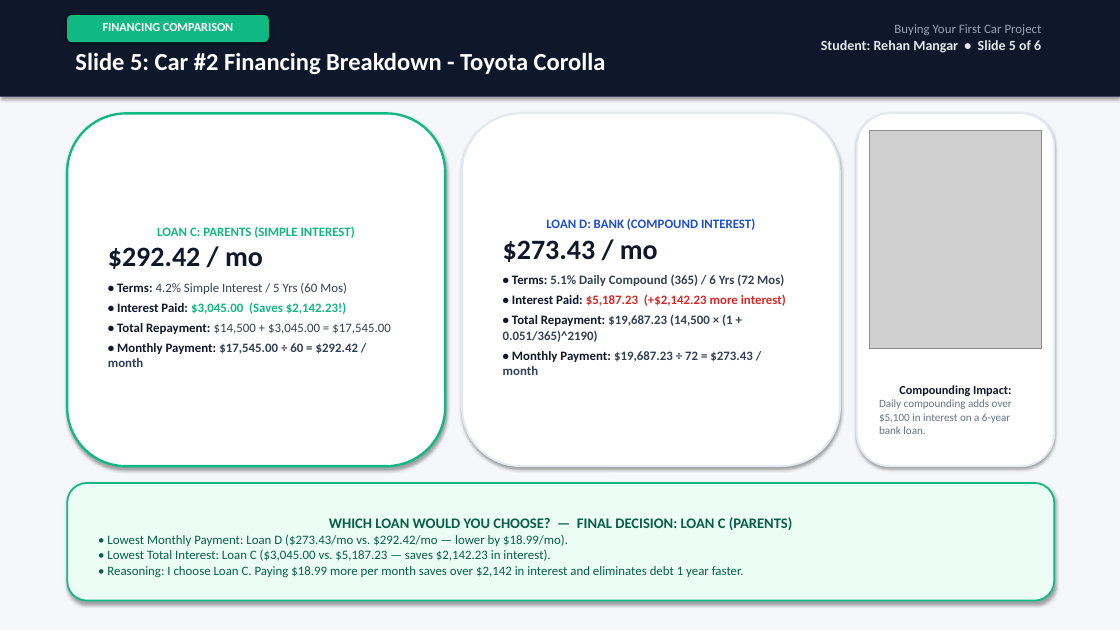
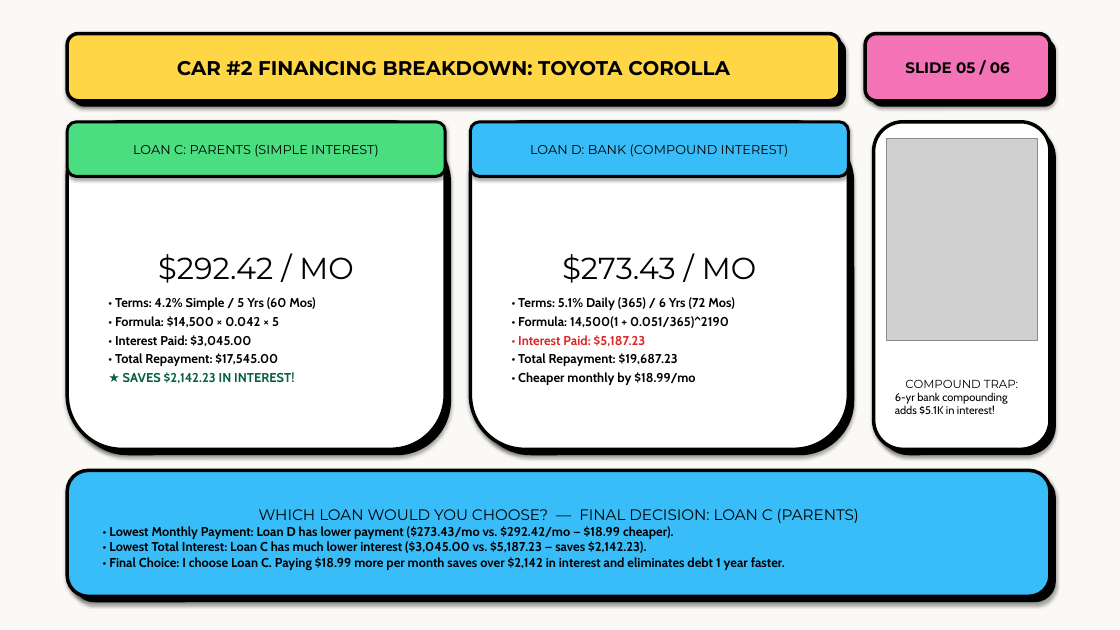
Before and after one commit to StwFate/Physics_Site, a slide deck: slide 5 of Car_Buying_Project/Buying_Your_First_Car_Presentation.pptx. Drawn at 1120x630 pixels with LibreOffice and Linux fonts; fonts in the diff are those of the drawing; grey boxes stand for pictures. Boxes give left, top, right and bottom in pixels: in the first picture for what was removed or moved away, otherwise in the second. Text is boxed around its words. In the diff, an @@ line names an element or a change of style, - is before the commit and + after.

Commit message:
style: redesign presentation deck with neo-brutalism pop art aesthetic

```diff
--- a/Car_Buying_Project/Buying_Your_First_Car_Presentation.pptx
+++ b/Car_Buying_Project/Buying_Your_First_Car_Presentation.pptx
@@ rectangle at box(0, 0, 1120, 630): fill #F5F7FA to #FBF9F5 @@
@@ rectangle removed at box(0, 0, 1120, 97) @@
@@ rounded rectangle removed at box(67, 15, 269, 42) @@
-FINANCING COMPARISON
@@ text removed at box(821, 24, 1042, 53) @@
-Buying Your First Car Project
-Student: Rehan Mangar • Slide 5 of 6
@@ rounded rectangle "CAR #2 FINANCING BREAKDOWN: TOYOTA ...": place and size @@
-rounded rectangle "CAR #2 FINANCING BREAKDOWN: TOYOTA ..." at box(75, 52, 606, 74)
+rounded rectangle "CAR #2 FINANCING BREAKDOWN: TOYOTA ..." at box(67, 34, 840, 101)
@@ rounded rectangle "CAR #2 FINANCING BREAKDOWN: TOYOTA ..." at box(67, 34, 840, 101): vertical alignment top to middle; fill none to #FFD646; outline none to #000000 3 pt; shadow on @@
@@ rounded rectangle added at box(73, 39, 846, 107), fill #000000 @@
@@ rounded rectangle added at box(865, 34, 1050, 101), fill #F472B6, outline #000000 3 pt, 13 pt, text #000000, bold @@
+SLIDE 05 / 06
@@ rounded rectangle added at box(871, 39, 1056, 107), fill #000000 @@
@@ text in rounded rectangle at box(177, 61, 730, 76): text changed; size 21 to 17 pt; font Calibri to Montserrat; text colour #FFFFFF to #000000 @@
-Slide 5: Car #2 Financing Breakdown - Toyota Corolla
+CAR #2 FINANCING BREAKDOWN: TOYOTA COROLLA
@@ rounded rectangle added at box(67, 122, 445, 450), fill #FFFFFF, outline #000000 3 pt, 11 pt, text #000000, bold @@
+$292.42 / MO
+• Terms: 4.2% Simple / 5 Yrs (60 Mos)
+• Formula: $14,500 × 0.042 × 5
+• Interest Paid: $3,045.00
+• Total Repayment: $17,545.00
+★ SAVES $2,142.23 IN INTEREST!
@@ rounded rectangle added at box(67, 122, 445, 176), fill #4ADE80, outline #000000 2.5 pt, 11 pt, text #000000 @@
+LOAN C: PARENTS (SIMPLE INTEREST)
@@ rounded rectangle: place and size @@
-rounded rectangle at box(67, 113, 445, 466)
+rounded rectangle at box(73, 128, 451, 455)
@@ rounded rectangle at box(73, 128, 451, 455): fill #FFFFFF to #000000; outline #10B981 2 pt to none @@
@@ rounded rectangle "$273.43 / MO": place and size @@
-rounded rectangle "$273.43 / MO" at box(462, 113, 840, 466)
+rounded rectangle "$273.43 / MO" at box(471, 122, 849, 450)
@@ rounded rectangle "$273.43 / MO" at box(471, 122, 849, 450): outline #E2E8F0 1.5 pt to #000000 3 pt @@
@@ rounded rectangle added at box(471, 122, 849, 176), fill #38BDF8, outline #000000 2.5 pt, 11 pt, text #000000 @@
+LOAN D: BANK (COMPOUND INTEREST)
@@ rounded rectangle added at box(476, 128, 854, 455), fill #000000 @@
@@ rounded rectangle "COMPOUND TRAP:" at box(874, 122, 1050, 450): outline #E2E8F0 1.5 pt to #000000 3 pt @@
@@ rounded rectangle "COMPOUND TRAP:": place and size @@
-rounded rectangle "COMPOUND TRAP:" at box(857, 113, 1054, 466)
+rounded rectangle "COMPOUND TRAP:" at box(874, 122, 1050, 450)
@@ rounded rectangle added at box(880, 128, 1056, 455), fill #000000 @@
@@ picture: place and size @@
-picture at box(870, 130, 1042, 349)
+picture at box(886, 139, 1038, 340)
@@ text in rounded rectangle at box(108, 226, 391, 367): text removed @@
-LOAN C: PARENTS (SIMPLE INTEREST)
-$292.42 / mo
-• Terms: 4.2% Simple Interest / 5 Yrs (60 Mos)
-• Interest Paid: $3,045.00 (Saves $2,142.23!)
-• Total Repayment: $14,500 + $3,045.00 = $17,545.00
-• Monthly Payment: $17,545.00 ÷ 60 = $292.42 / month
@@ text in rounded rectangle at box(518, 254, 756, 385): text changed; font Calibri to Cabin; text colour #334155 to #000000 @@
-LOAN D: BANK (COMPOUND INTEREST)
-$273.43 / mo
-• Terms: 5.1% Daily Compound (365) / 6 Yrs (72 Mos)
-• Interest Paid: $5,187.23 (+$2,142.23 more interest)
-• Total Repayment: $19,687.23 (14,500 × (1 + 0.051/365)^2190)
-• Monthly Payment: $19,687.23 ÷ 72 = $273.43 / month
+$273.43 / MO
+• Terms: 5.1% Daily (365) / 6 Yrs (72 Mos)
+• Formula: 14,500(1 + 0.051/365)^2190
+• Interest Paid: $5,187.23
+• Total Repayment: $19,687.23
+• Cheaper monthly by $18.99/mo
@@ text in rounded rectangle at box(895, 379, 1018, 415): text changed; font Calibri to Cabin; text colour #64748B to #000000 @@
-Compounding Impact:
-Daily compounding adds over $5,100 in interest on a 6-year bank loan.
+COMPOUND TRAP:
+6-yr bank compounding adds $5.1K in interest!
@@ rounded rectangle "WHICH LOAN WOULD YOU CHOOSE? ...": place and size @@
-rounded rectangle "WHICH LOAN WOULD YOU CHOOSE? ..." at box(67, 483, 1054, 601)
+rounded rectangle "WHICH LOAN WOULD YOU CHOOSE? ..." at box(67, 471, 1050, 597)
@@ rounded rectangle "WHICH LOAN WOULD YOU CHOOSE? ..." at box(67, 471, 1050, 597): fill #ECFDF5 to #38BDF8; outline #10B981 1.5 pt to #000000 3 pt @@
@@ rounded rectangle added at box(73, 476, 1056, 602), fill #000000 @@
@@ text in rounded rectangle at box(259, 508, 859, 523): size 12.5 to 13 pt, font Calibri to Montserrat, text colour #065F46 to #000000, bold off in "WHICH LOAN WOULD YOU CHOOSE? — FINAL ..." @@
@@ text in rounded rectangle at box(109, 526, 785, 570): text changed; font Calibri to Cabin; text colour #065F46 to #000000; bold on @@
-• Lowest Monthly Payment: Loan D ($273.43/mo vs. $292.42/mo — lower by $18.99/mo).
-• Lowest Total Interest: Loan C ($3,045.00 vs. $5,187.23 — saves $2,142.23 in interest).
-• Reasoning: I choose Loan C. Paying $18.99 more per month saves over $2,142 in interest and eliminates debt 1 year faster.
+• Lowest Monthly Payment: Loan D has lower payment ($273.43/mo vs. $292.42/mo — $18.99 cheaper).
+• Lowest Total Interest: Loan C has much lower interest ($3,045.00 vs. $5,187.23 — saves $2,142.23).
+• Final Choice: I choose Loan C. Paying $18.99 more per month saves over $2,142 in interest and eliminates debt 1 year faster.
```
Also in this commit, not shown: 5 other slides changed, 1 other file.
